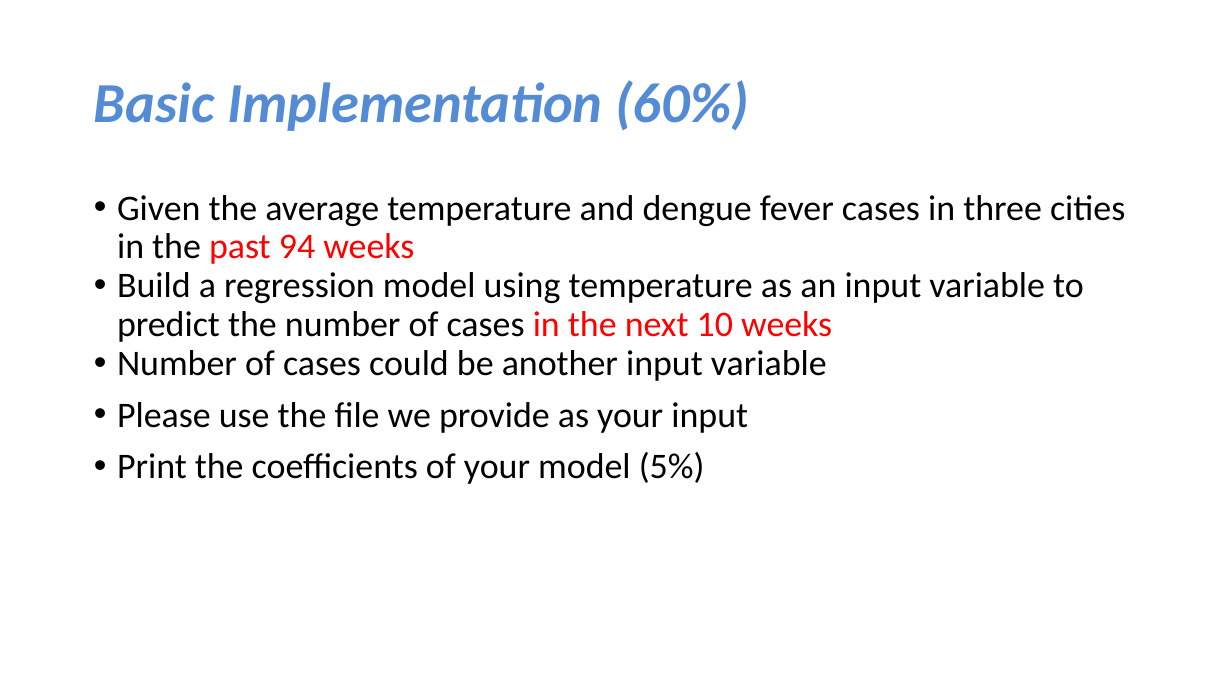
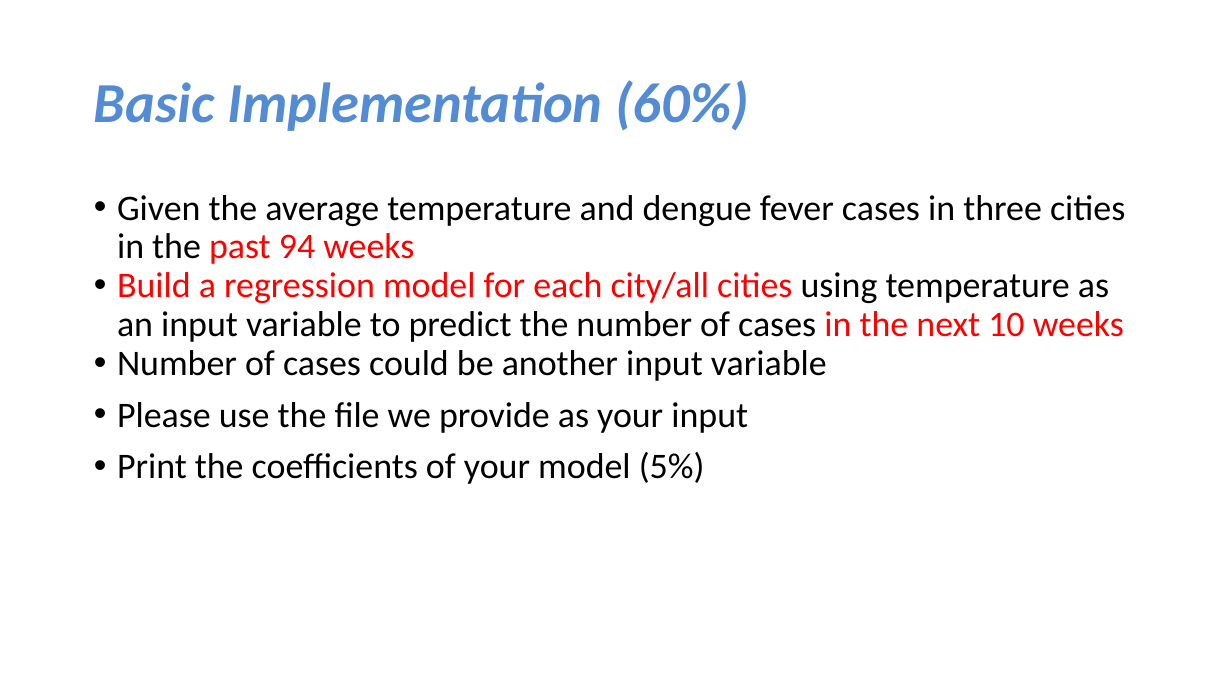
Before and after one commit to yuxunnn/NTHU_ML2022, a slide deck: slide 6 of Hw1/HW1.pptx. Drawn at 1232x693 pixels with LibreOffice and Linux fonts; fonts in the diff are those of the drawing; background and template pictures are left out. Boxes give left, top, right and bottom in pixels: in the first picture for what was removed or moved away, otherwise in the second. Text is boxed around its words. In the diff, an @@ line names an element or a change of style, - is before the commit and + after.

Commit message:
ppt update

```diff
--- a/Hw1/HW1.pptx
+++ b/Hw1/HW1.pptx
@@ text at (117, 272, 1124, 342): text changed; text colour #000000 to #FF0000 @@
-• Build a regression model using temperature as an input variable to predict the number of cases in the next 10 weeks
+• Build a regression model for each city/all cities using temperature as an input variable to predict the number of cases in the next 10 weeks
```
Also in this commit, not shown: 3 other slides changed.
